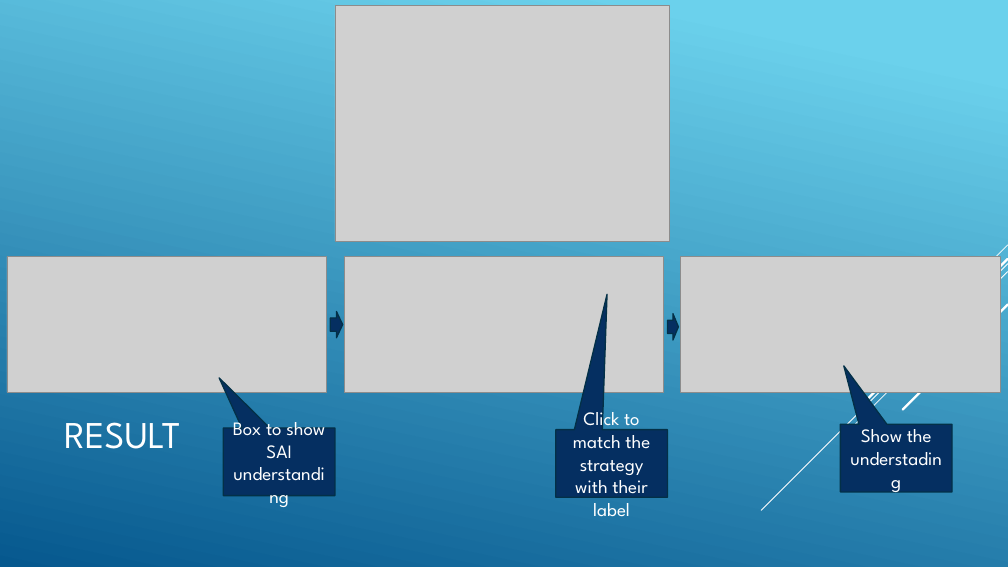
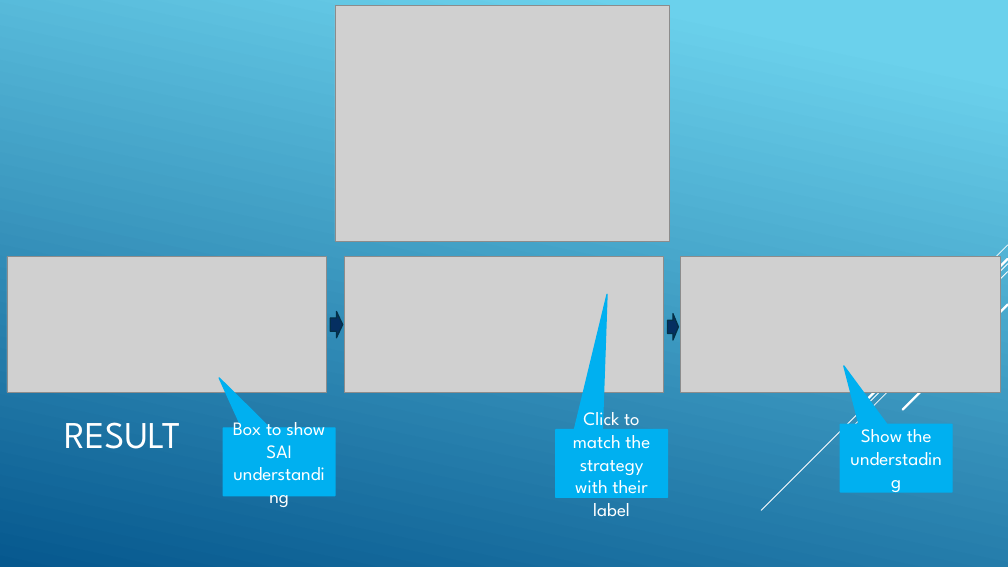
Before and after one commit to jnguyen1192/SIA, a slide deck: slide 18 of SAI_presentation.pptx. Drawn at 1008x567 pixels with LibreOffice and Linux fonts; fonts in the diff are those of the drawing; grey boxes stand for pictures. Boxes give left, top, right and bottom in pixels: in the first picture for what was removed or moved away, otherwise in the second. Text is boxed around its words. In the diff, an @@ line names an element or a change of style, - is before the commit and + after.

Commit message:
#12 Bubbles colors updated on solution slides on presentation

```diff
--- a/SAI_presentation.pptx
+++ b/SAI_presentation.pptx
@@ fill #052F61 to #00B0F0; outline #043148 1.25 pt to #00B0F0 1.25 pt in 3 elements at (223,428,335,496), (556,430,668,498), (841,424,953,492) @@
```
